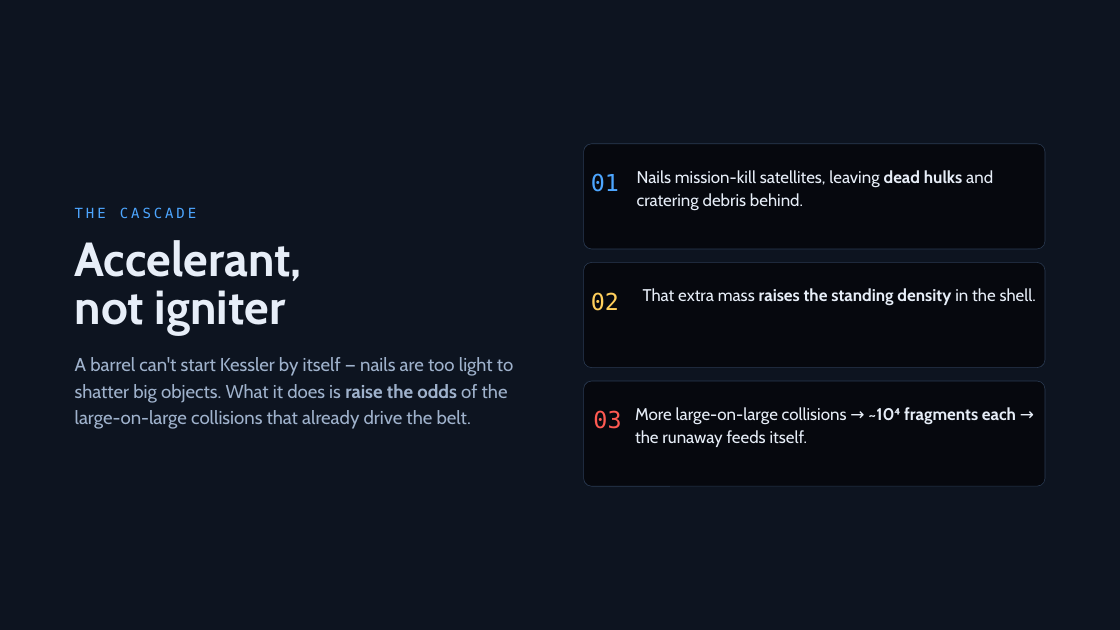
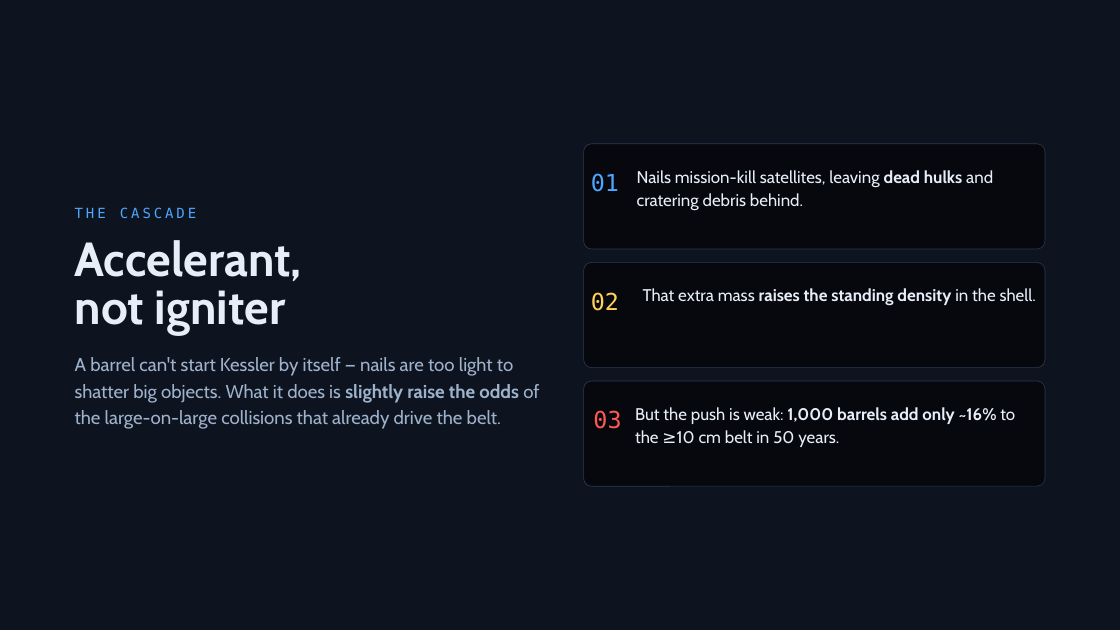
Before and after one commit to TimKadyrov/DebrisCascade, a slide deck: slide 9 of Barrel of Nails — Kessler Study.pptx (slide 10 before the commit). Drawn at 1120x630 pixels with LibreOffice and Linux fonts; fonts in the diff are those of the drawing. Boxes give left, top, right and bottom in pixels: in the first picture for what was removed or moved away, otherwise in the second. Text is boxed around its words. In the diff, an @@ line names an element or a change of style, - is before the commit and + after.

```diff
--- a/Barrel of Nails — Kessler Study.pptx
+++ b/Barrel of Nails — Kessler Study.pptx
@@ text at <box>75,357,539,429</box>: text changed @@
-A barrel can't start Kessler by itself — nails are too light to shatter big objects. What it does is raise the odds of the large-on-large collisions that already drive the belt.
+A barrel can't start Kessler by itself — nails are too light to shatter big objects. What it does is slightly raise the odds of the large-on-large collisions that already drive the belt.
@@ text at <box>635,407,1015,447</box>: text changed @@
-More large-on-large collisions → ~10⁴ fragments each → the runaway feeds itself.
+But the push is weak: 1,000 barrels add only ~16% to the ≥10 cm belt in 50 years.
```
Also in this commit, not shown: 10 other slides changed, 1 slide removed, 14 other files.
